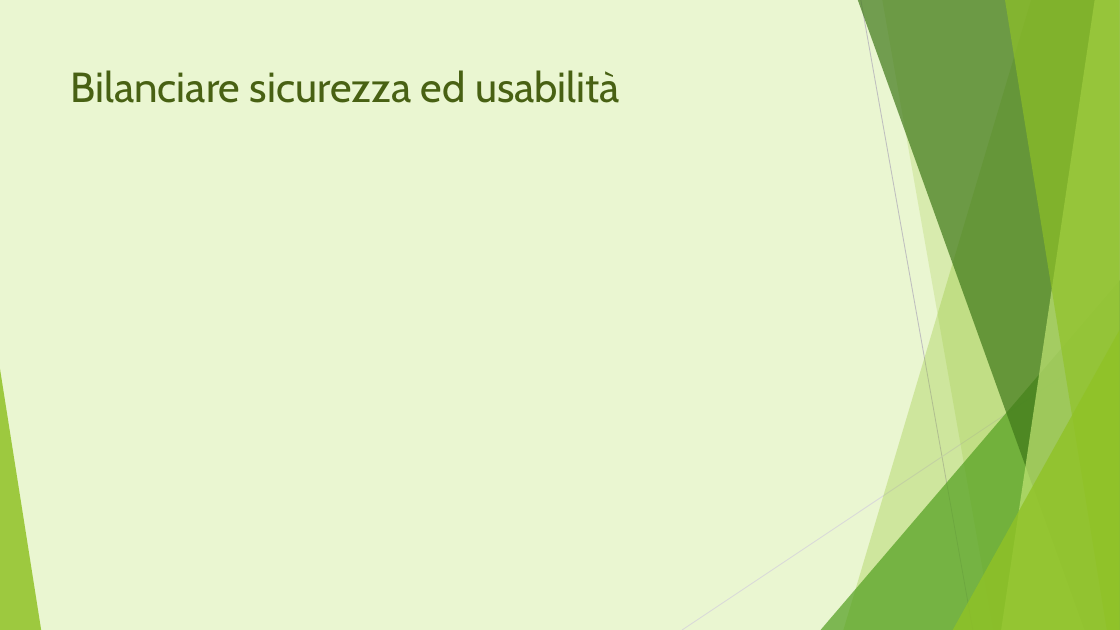
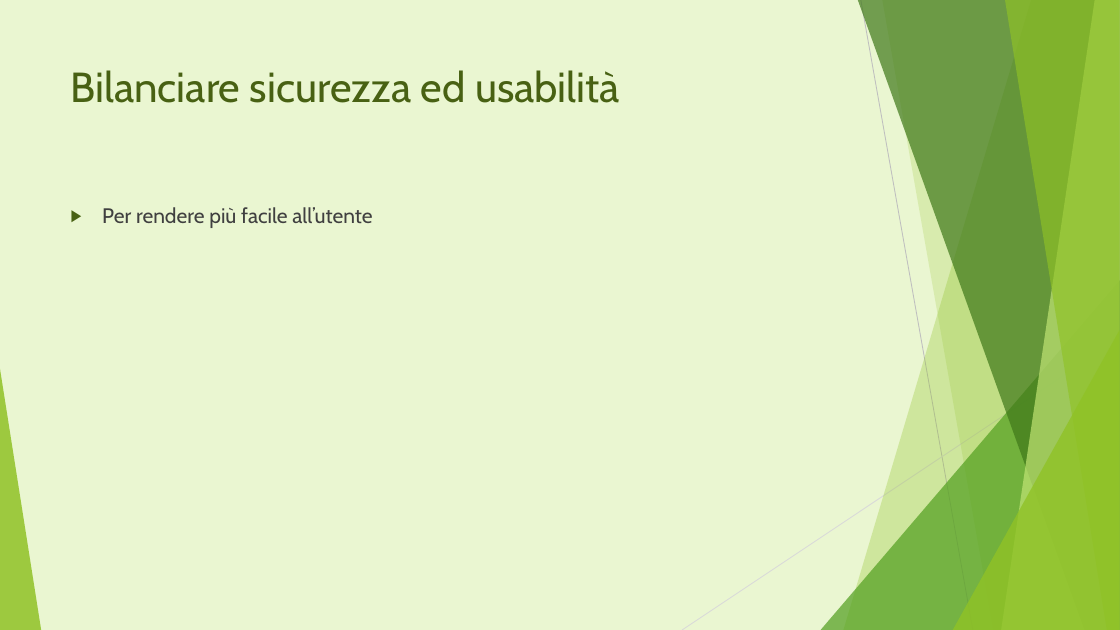
Before and after one commit to ChiaraAmalia/solidityproj, a slide deck: slide 9 of documenti/Footprint calculator.pptx (slide 8 before the commit). Drawn at 1120x630 pixels with LibreOffice and Linux fonts; fonts in the diff are those of the drawing. Boxes give left, top, right and bottom in pixels: in the first picture for what was removed or moved away, otherwise in the second. Text is boxed around its words. In the diff, an @@ line names an element or a change of style, - is before the commit and + after.

```diff
--- a/documenti/Footprint calculator.pptx
+++ b/documenti/Footprint calculator.pptx
@@ text added at (102,207,372,228), 18 pt, text #404040 @@
+▶ Per rendere più facile all’utente
```
Also in this commit, not shown: 4 other slides changed, 1 slide added.
